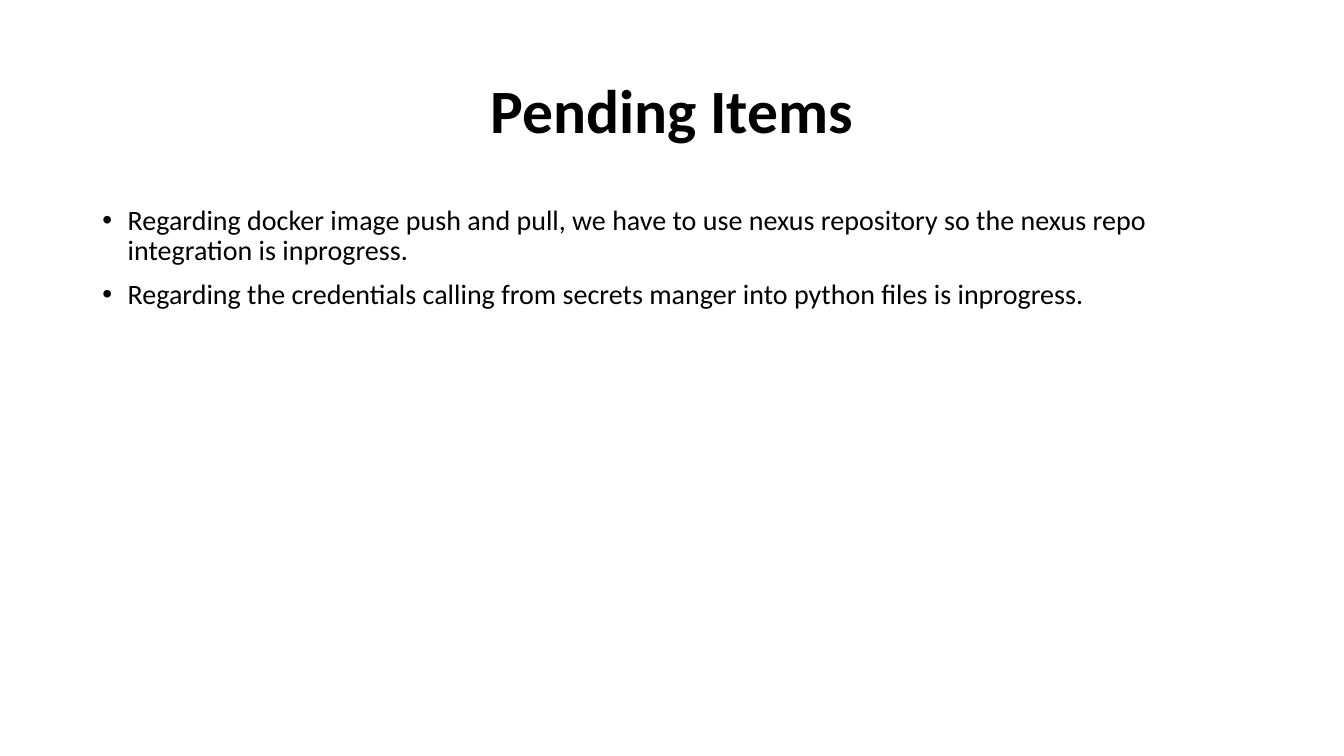
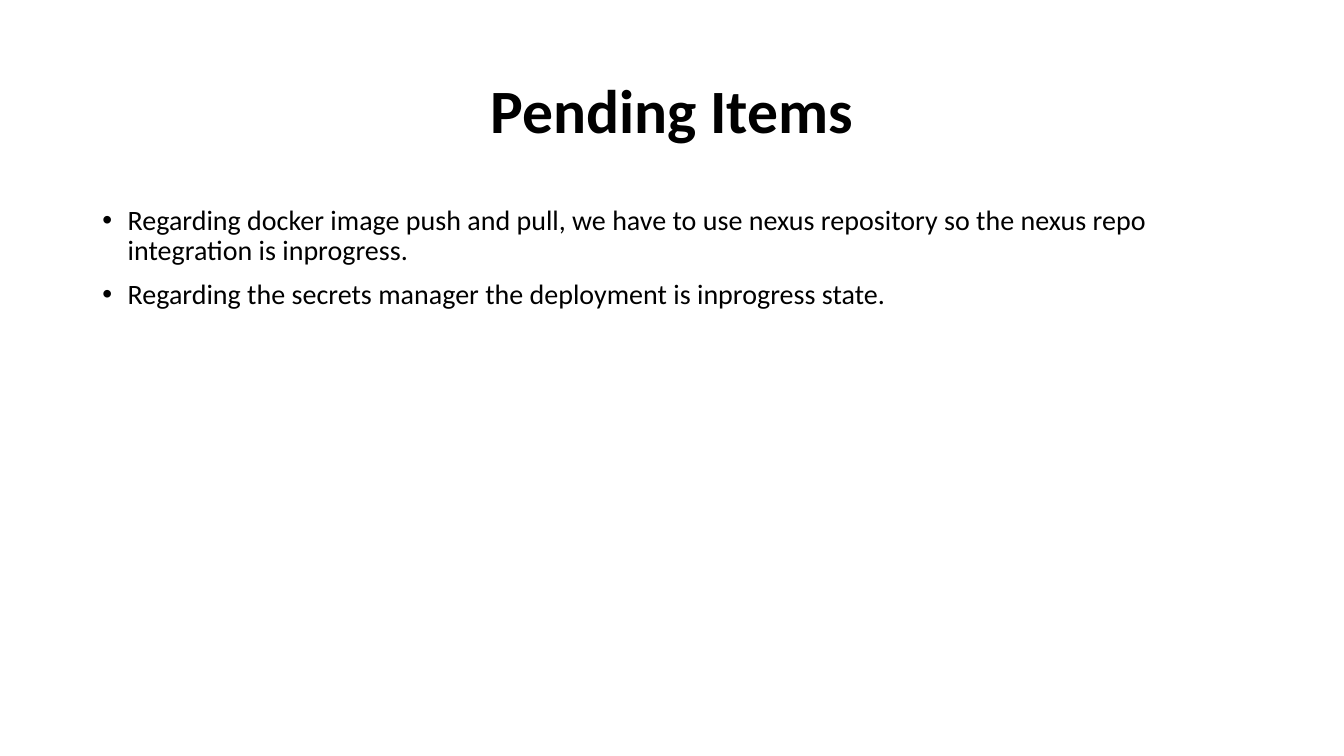
Before and after one commit to muggullas/demo, a slide deck: slide 9 of mlops (3) (1).pptx. Drawn at 1344x756 pixels with LibreOffice and Linux fonts; fonts in the diff are those of the drawing. Boxes give left, top, right and bottom in pixels: in the first picture for what was removed or moved away, otherwise in the second. Text is boxed around its words. In the diff, an @@ line names an element or a change of style, - is before the commit and + after.

```diff
--- a/mlops (3) (1).pptx
+++ b/mlops (3) (1).pptx
@@ text at bbox=[128, 284, 885, 309]: text changed @@
-• Regarding the credentials calling from secrets manger into python files is inprogress.
+• Regarding the secrets manager the deployment is inprogress state.
```
Also in this commit, not shown: 2 other slides changed.
